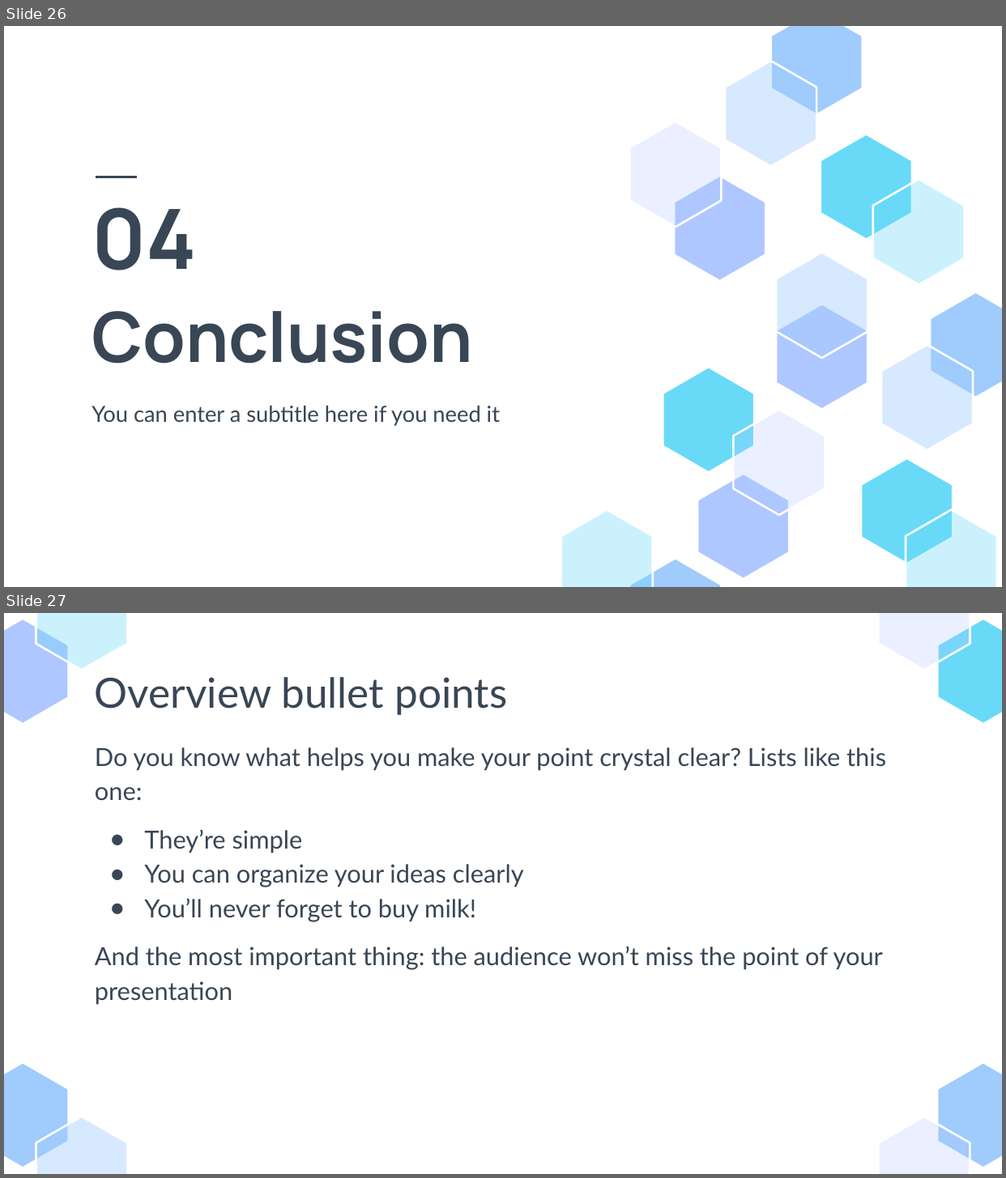
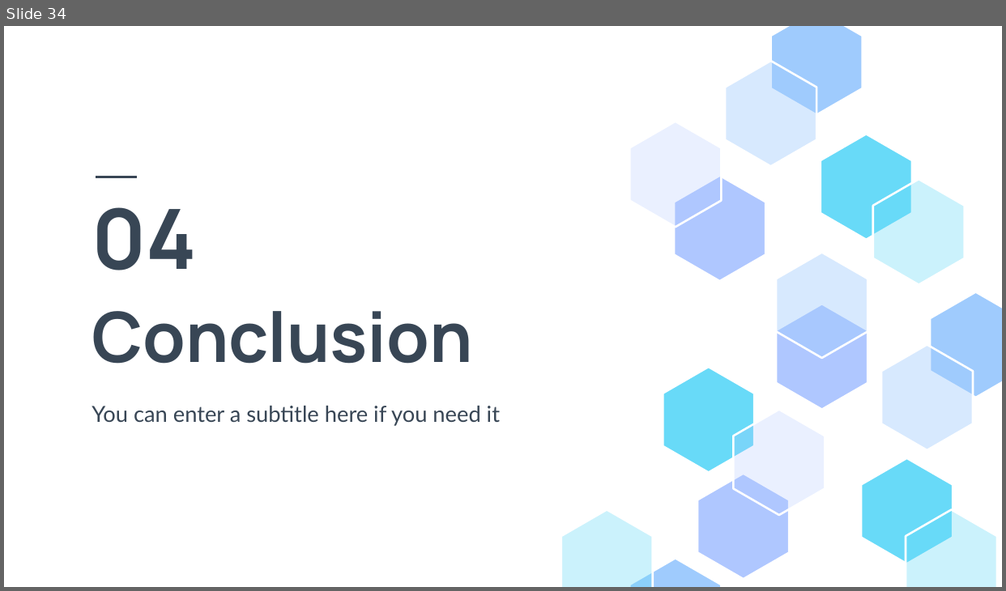
Before and after one commit to glenad/2403-ptds-regression, a slide deck: 2403_ PT_DS_Regression_Agri-food sector- Analysis.pptx. Shown one above the other, each under a label of ours: slides 26 and 27 before the commit, slide 34 after it. The pictures are 1006x1178 and 1006x591 pixels, drawn with LibreOffice and Linux fonts; fonts in the diff are those of the drawing. Boxes give left, top, right and bottom in pixels: in the first picture for what was removed or moved away, otherwise in the second. Text is boxed around its words. In the diff, an @@ line names an element or a change of style, - is before the commit and + after.

```diff
--- a/2403_ PT_DS_Regression_Agri-food sector- Analysis.pptx
+++ b/2403_ PT_DS_Regression_Agri-food sector- Analysis.pptx
@@ slide 27 removed at box(4, 613, 1002, 1174), background #FFFFFF @@
@@ group removed at box(4, 613, 1002, 1174): 8 freeform shapes @@
@@ subtitle removed at box(95, 677, 507, 715) @@
-Overview bullet points
@@ text removed at box(95, 747, 886, 1005) @@
-Do you know what helps you make your point crystal clear? Lists like this one:
-● They’re simple
-● You can organize your ideas clearly
-● You’ll never forget to buy milk!
-And the most important thing: the audience won’t miss the point of your presentation
@@ what was slide 26 is now slide 34 @@
```
Also in this commit, not shown: 4 slides changed, 11 slides added, 2 other slides removed, 1 other file.
